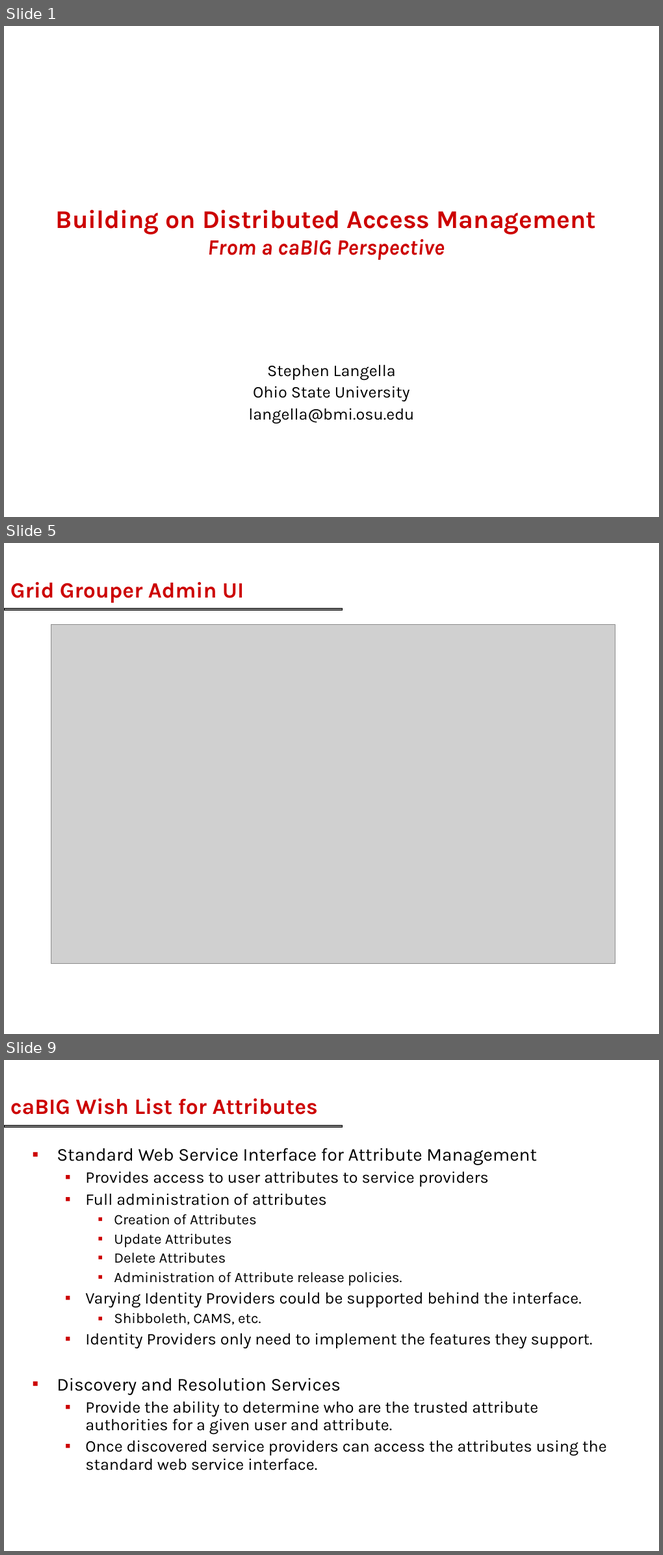
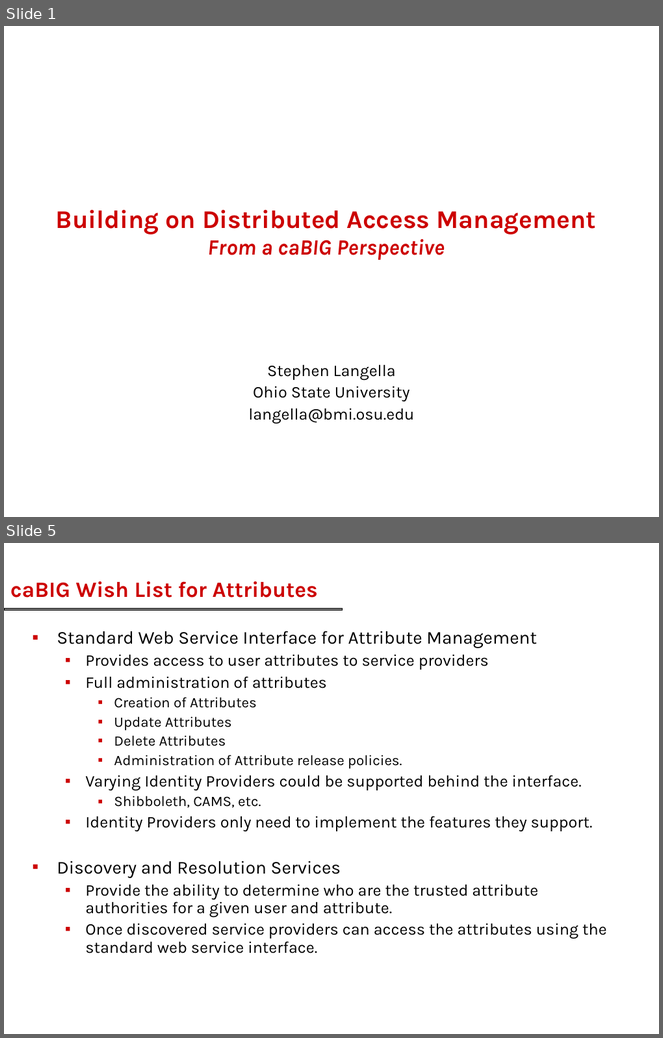
Before and after one commit to NCIP/cagrid-portal, a slide deck: cagrid-1-0/Documentation/presentations/security/gridgrouper/gridgrouper-educause-camp-future-nov-2006.ppt. Shown one above the other, each under a label of ours: slides 1, 5 and 9 before the commit, slides 1 and 5 after it; the slides between them are not shown. The pictures are 663x1555 and 663x1038 pixels, drawn with LibreOffice and Linux fonts; fonts in the diff are those of the drawing; grey boxes stand for pictures; background and template pictures are left out. Boxes give left, top, right and bottom in pixels: in the first picture for what was removed or moved away, otherwise in the second. Text is boxed around its words. In the diff, an @@ line names an element or a change of style, - is before the commit and + after.

```diff
--- a/cagrid-1-0/Documentation/presentations/security/gridgrouper/gridgrouper-educause-camp-future-nov-2006.ppt
+++ b/cagrid-1-0/Documentation/presentations/security/gridgrouper/gridgrouper-educause-camp-future-nov-2006.ppt
@@ slide 5 removed at box(4, 543, 659, 1034), background #FFFFFF; not listed: 1 template element that a slide beside it also shows @@
@@ title removed at box(10, 582, 244, 603) @@
-Grid Grouper Admin UI
@@ picture removed at box(51, 625, 615, 964) @@
@@ what was slide 9 is now slide 5 @@
```
Also in this commit, not shown: 3 slides changed, 3 other slides removed, 1 other file.
